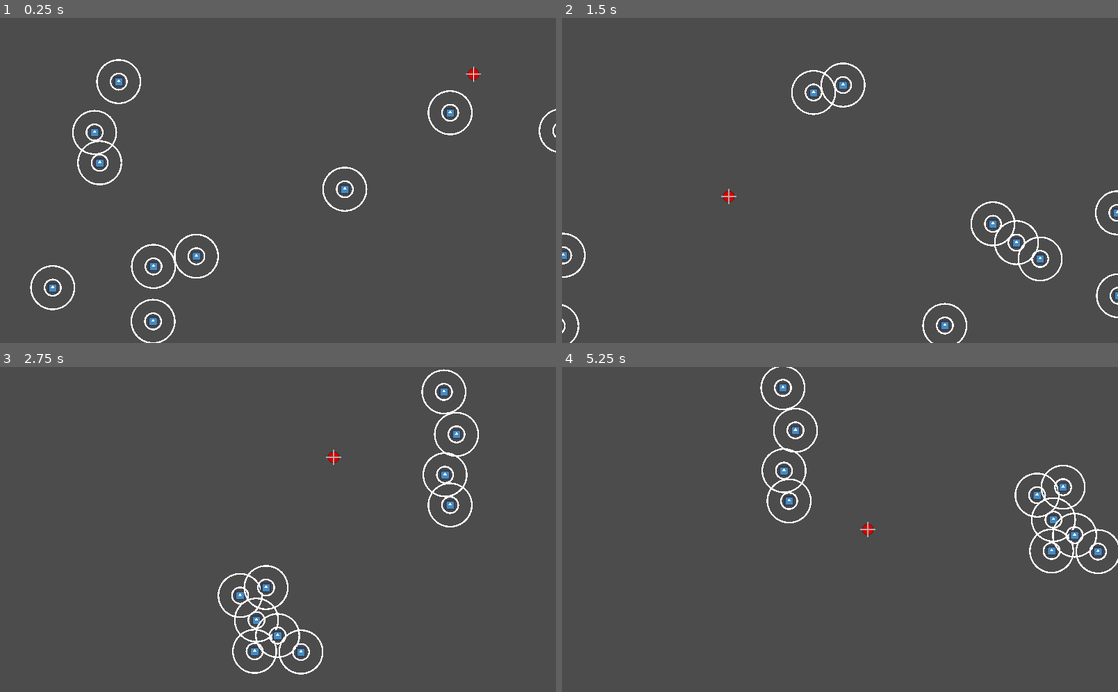
Above: before the commit, frames 1-4 (two rows, left to right).
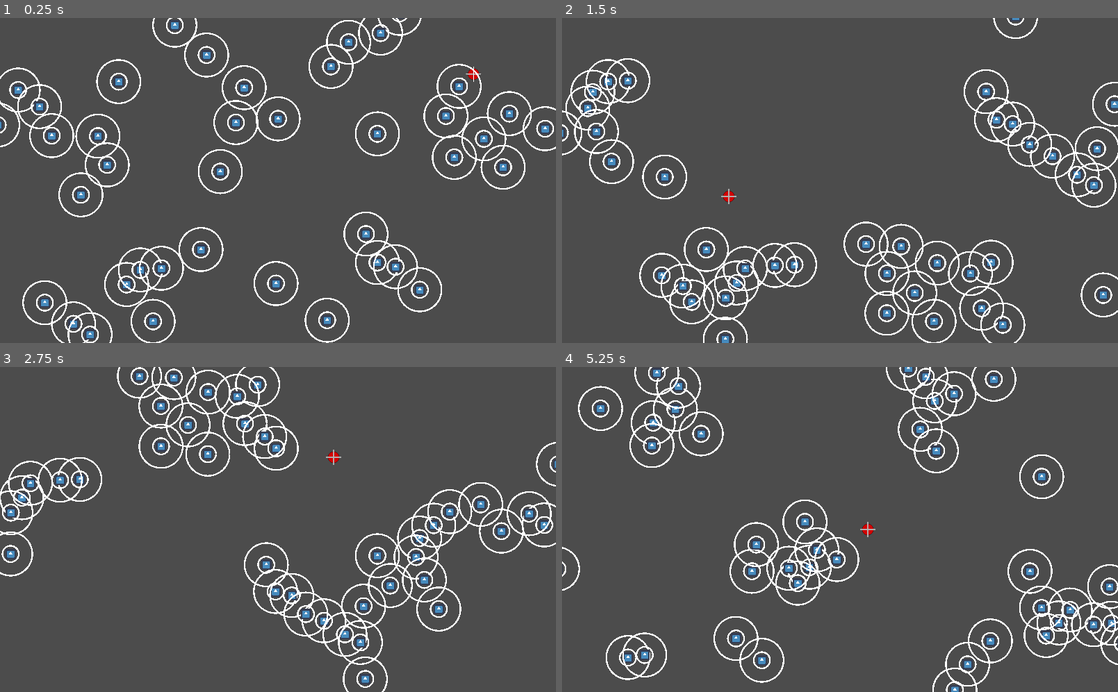
Above: after the commit, the same moments.

Repository: AndreaTerenz/BOIDS
Game: Godot game, scene res://scenes/Main.tscn
The game is run twice, just before and just after one commit, with the same random seed, the same clock (stepped at 60 frames per second) and the same inputs. The engine's default icon, where the game draws it, is replaced by a stand-in: a white triangle on a blue panel in a dark square.
Inputs (mouse positions are in pixels of both pictures, inside the frame that each line leads up to):
- Up to frame 1 (0.25 s): no input
- Up to frame 2 (1.5 s): move the mouse to (962, 164) at 0.52 s; click (962, 164) at 0.67 s; move the mouse to (728, 196) at 1.27 s; click (728, 196) at 1.42 s
- Up to frame 3 (2.75 s): move the mouse to (333, 458) at 2.02 s; click (333, 458) at 2.17 s
- Up to frame 4 (5.25 s): move the mouse to (812, 594) at 2.77 s; click (812, 594) at 2.92 s; move the mouse to (1006, 578) at 3.52 s; click (1006, 578) at 3.67 s; tap Space (reset, bound only after the commit) at 4.15 s; move the mouse to (673, 480) at 4.27 s; click (673, 480) at 4.42 s; move the mouse to (867, 529) at 5.02 s; click (867, 529) at 5.17 s

The runs differ from the first frame. In frame 1, 7.8% of the frame differs, in the area x 0-100%, y 0-100%; in frame 2, 8.4%; in frame 3, 8.6%; in frame 4, 8.4%.

Commit message:
boid updates are now managed by the flock controller. It also provides every boid with the list of its neighbours (QuadTree incoming...). Also, misc fixes

Diff:
--- a/project.godot
+++ b/project.godot
@@ -103,6 +103,11 @@
 "events": [ Object(InputEventKey,"resource_local_to_scene":false,"resource_name":"","device":0,"alt":false,"shift":false,"control":false,"meta":false,"command":false,"pressed":false,"scancode":68,"unicode":0,"echo":false,"script":null)
  ]
 }
+reset={
+"deadzone": 0.5,
+"events": [ Object(InputEventKey,"resource_local_to_scene":false,"resource_name":"","device":0,"alt":false,"shift":false,"control":false,"meta":false,"command":false,"pressed":false,"scancode":32,"unicode":0,"echo":false,"script":null)
+ ]
+}
 
 [rendering]
 
--- a/scenes/Main.tscn
+++ b/scenes/Main.tscn
@@ -17,5 +17,4 @@
 
 [node name="Flock" type="Node2D" parent="."]
 script = ExtResource( 3 )
-target = NodePath("../Target")
-boidsCount = 10
+count = 40
--- a/scripts/BoidController.gd
+++ b/scripts/BoidController.gd
@@ -3,8 +3,6 @@
 extends Node2D
 
 enum BOID_MODE { SEEK, FLEE, WANDER, DRIFT }
-
-const BOID_SCENE : PackedScene = preload("res://scenes/Boid.tscn")
 
 export(float, 0.1, 12, 0.1) var MAX_SPEED = 5
 export(float, 0.05, 2, 0.05) var MAX_FORCE = 1
@@ -33,7 +31,7 @@
 var actualFOVAngle : float = 0
 var wanderAngle : float = 0
 var id : int = -1
-var parent : Node = null
+var parent = null
 
 var lastTargetPos : Vector2
 var target : Node
@@ -41,22 +39,22 @@
 
 onready var screen_size = get_viewport_rect().size + Vector2(10, 10)
 
-func _init(pos : Vector2, i : int, t : Node, prnt : Node, m) -> void:
+func _init(pos : Vector2, i : int, t : Node, prnt, m, scn : PackedScene) -> void:
 	self.position = pos
 	self.id = i
 	self.parent = prnt
 	self.target = t
 	self.mode = m
-	self.lastTargetPos = self.position
+	initNoise()
 
 	if (self.mode == BOID_MODE.DRIFT):
 		self.velocity = Vector2(MAX_SPEED, 0).rotated(randf()*2*PI)
 	self.actualFOVAngle = FOV_ANGLE*(PI/2)
 
-	var scene : Node = BOID_SCENE.instance()
+	var scene : Node = scn.instance()
 	self.add_child(scene)
 
-	initNoise()
+	getTargetPos()
 
 func initNoise() -> void:
 	self.wanderAngleNoise = OpenSimplexNoise.new()
@@ -64,15 +62,8 @@
 	self.wanderAngleNoise.octaves = 3
 	self.wanderAngleNoise.period = 15.0
 
-func _process(_delta: float) -> void:
-	getTargetPos()
-	if not(hasArrived()):
-		move()
-		orient()
-	update()
-
 func _draw() -> void:
-	var othersCount = self.parent.get_children().size()
+	var othersCount = self.parent.getBoidsCount()
 
 	if (SHOW_DEBUG):
 		if (othersCount > 1):
@@ -109,10 +100,16 @@
 		SHOW_DEBUG = not(SHOW_DEBUG)
 
 func move() -> void:
-	self.acceleration = getTotalAcceleration()
-	self.velocity += self.acceleration
-	self.position += self.velocity
-	wrapAroundScreen()
+	if not(hasArrived()):
+		self.position += self.velocity
+		wrapAroundScreen()
+		orient()
+
+func setVelocity() -> void:
+	if not(hasArrived()):
+		getTargetPos()
+		self.acceleration = getTotalAcceleration()
+		self.velocity += self.acceleration
 
 func orient() -> void:
 	if (self.mode != BOID_MODE.DRIFT):
@@ -130,16 +127,13 @@
 	return output.clamped(MAX_FORCE)
 
 func getCohesion() -> Vector2:
-	var others = self.parent.get_children()
-	var cohRadSQ : float = pow(COHESION_RADIUS*2, 2)
+	var others = self.parent.getOtherBoidsInRange(self.id, COHESION_RADIUS)
 	var output : Vector2 = Vector2.ZERO
 	var count : int = 0
 
 	for o in others:
-		var dist = o.position.distance_squared_to(self.position)
-		if (o.id != self.id) and (dist <= cohRadSQ):
-			output += o.position
-			count += 1
+		output += o.position
+		count += 1
 
 	if (count > 0):
 		output /= count
@@ -148,16 +142,13 @@
 	return output
 
 func getAlignment() -> Vector2:
-	var others = self.parent.get_children()
-	var alRadSQ : float = pow(ALIGNMENT_RADIUS*2, 2)
+	var others = self.parent.getOtherBoidsInRange(self.id, ALIGNMENT_RADIUS)
 	var output : Vector2 = Vector2.ZERO
 	var count : int = 0
 
 	for o in others:
-		var dist = o.position.distance_squared_to(self.position)
-		if (o.id != self.id) and (dist <= alRadSQ):
-			output += o.velocity
-			count += 1
+		output += o.velocity
+		count += 1
 
 	if (count > 0):
 		output /= count
@@ -167,17 +158,14 @@
 	return output
 
 func getSeparation() -> Vector2:
-	var others = self.parent.get_children()
-	var sepRadSQ : float = pow(SEPARATION_RADIUS*2, 2)
+	var others = self.parent.getOtherBoidsInRange(self.id, SEPARATION_RADIUS)
 	var output : Vector2 = Vector2.ZERO
 	var count : int = 0
 
 	for o in others:
-		var dist = o.position.distance_squared_to(self.position)
-		if (o.id != self.id) and (dist <= sepRadSQ):
-			var diff : Vector2 = (self.position - o.position).normalized()
-			output += diff
-			count += 1
+		var diff : Vector2 = (self.position - o.position).normalized()
+		output += diff
+		count += 1
 
 	if (count > 0):
 		output /= count
@@ -225,6 +213,9 @@
 func getActualTargetPos() -> Vector2:
 	return get_global_mouse_position() if (self.target == null) else self.target.position
 
+func getActualTargetDistance() -> float:
+	return getActualTargetPos().distance_squared_to(self.position)
+
 func getTargetDistance() -> float:
 	return self.position.distance_squared_to(self.lastTargetPos)
 
@@ -244,7 +235,7 @@
 	self.position.y = wrapf(self.position.y, -10, height)
 
 func hasArrived() -> bool:
-	return getTargetDistance() < pow(ARRIVED_RADIUS,2)
+	return getActualTargetDistance() < pow(ARRIVED_RADIUS,2)
 
 func canWander() -> bool:
 	return (self.mode == BOID_MODE.WANDER or (not(self.targetInSight) and KEEP_SEARCHING))
--- a/scripts/FlockController.gd
+++ b/scripts/FlockController.gd
@@ -4,14 +4,58 @@
 
 enum BOID_MODE { SEEK, FLEE, WANDER, DRIFT }
 
+export(PackedScene) var boidScene = preload("res://scenes/Boid.tscn")
 export(NodePath) var target : NodePath
 export(BOID_MODE) var mode = BOID_MODE.DRIFT
-export(int, 1, 250, 1) var boidsCount = 1
+export(int, 1, 250, 1) var count = 1
 
 onready var bounds : Vector2 = get_viewport_rect().size
 
 func _ready() -> void:
-	for i in range(0, self.boidsCount):
+	for i in range(0, self.count):
 		var startPos : Vector2 = Vector2(rand_range(0, self.bounds.x), rand_range(0, self.bounds.y))
-		var b : Boid = Boid.new(startPos, i, get_node(target), self, mode)
+		var b : Boid = Boid.new(startPos, i, get_node(target), self, mode, boidScene)
 		self.add_child(b)
+
+func _process(_delta: float) -> void:
+	#move boids AFTER computing everyone's velocity
+	for boid in getBoids():
+		boid.setVelocity()
+	for boid in getBoids():
+		boid.move()
+		boid.update()
+
+func getBoidsCount() -> int:
+	return self.get_children().size()
+
+func getOtherBoidsInRange(exclude : int, distance : int) -> Array:
+	var refPos : Vector2 = getBoids()[exclude].position
+	var others : Array = []
+	for o in getBoids():
+		var d = o.position.distance_squared_to(refPos)
+		if (o.id != exclude) and (d <= pow(distance*2, 2)):
+			others.append(o)
+	return others
+
+func getOtherBoids(exclude : int) -> Array:
+	var b = []
+	if (exclude >= 0 and exclude < getBoidsCount()):
+		b = getBoids()
+		b.remove(exclude)
+	return b
+
+func getBoids() -> Array:
+	return self.get_children()
+
+func _input(event: InputEvent) -> void:
+	if Input.is_action_just_pressed("reset"):
+		reset()
+
+func reset() -> void:
+	for b in getBoids():
+		remove_child(b)
+		b.queue_free()
+	for i in range(0, self.count):
+		var startPos : Vector2 = Vector2(rand_range(0, self.bounds.x), rand_range(0, self.bounds.y))
+		var b : Boid = Boid.new(startPos, i, get_node(target), self, mode, boidScene)
+		self.add_child(b)
